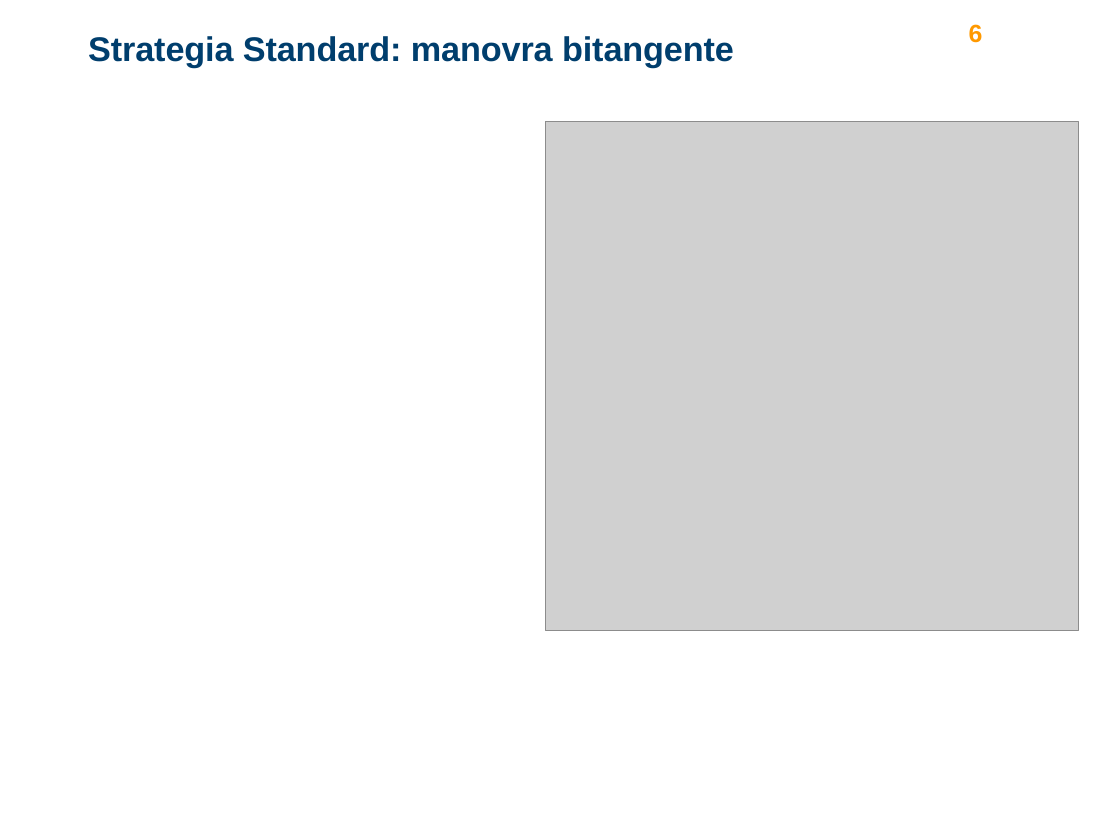
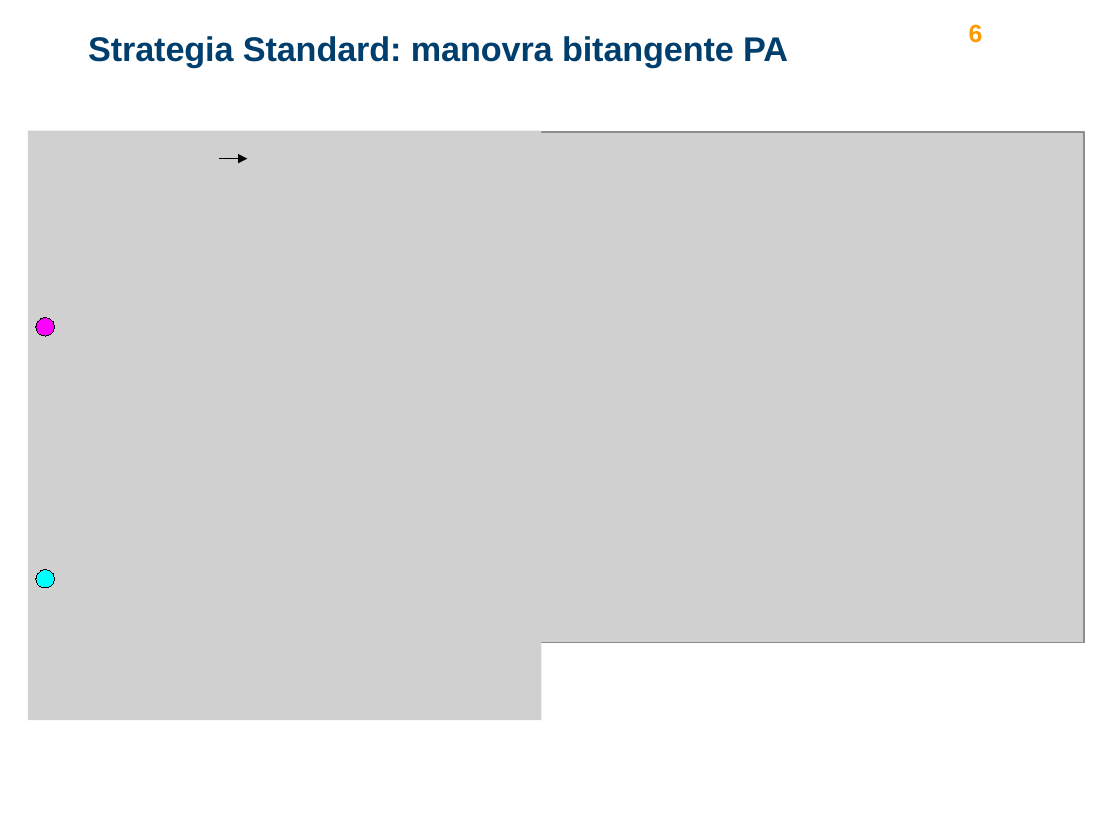
Before and after one commit to turcualexd/IAMS-progetto, a slide deck: slide 6 of Modelli relazione/ppt_presentazione.pptx. Drawn at 1120x840 pixels with LibreOffice and Linux fonts; fonts in the diff are those of the drawing; grey boxes stand for pictures; background and template pictures are left out. Boxes give left, top, right and bottom in pixels: in the first picture for what was removed or moved away, otherwise in the second. Text is boxed around its words. In the diff, an @@ line names an element or a change of style, - is before the commit and + after.

Commit message:
Manovra tangente presentazione

```diff
--- a/Modelli relazione/ppt_presentazione.pptx
+++ b/Modelli relazione/ppt_presentazione.pptx
@@ title at bbox=[88, 36, 788, 68]: text changed @@
-Strategia Standard: manovra bitangente
+Strategia Standard: manovra bitangente PA
@@ picture added at bbox=[28, 131, 541, 720] @@
@@ picture: place and size @@
-picture at bbox=[545, 121, 1077, 631]
+picture at bbox=[531, 132, 1084, 643]
@@ arrow added from (220, 159) to (248, 159), #000000 0.75 pt @@
@@ ellipse added at bbox=[36, 317, 55, 336], fill #FF00FF, outline #000000 0.75 pt @@
@@ ellipse added at bbox=[36, 569, 55, 588], fill #00FFFF, outline #000000 0.75 pt @@
```
Also in this commit, not shown: 9 other slides changed, 4 other files.
